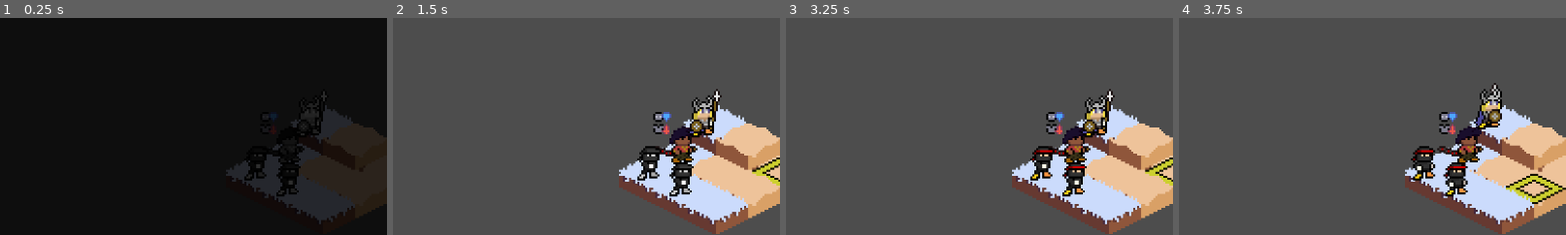
Above: before the commit, frames 1-4 (left to right).
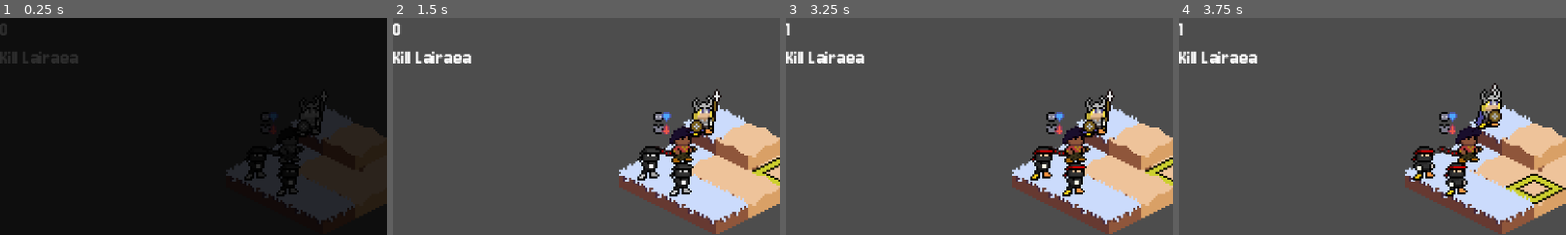
Above: after the commit, the same moments.

Repository: Puffe14/godot-breaker-srpg
Game: Godot game, scene res://nodes/main_gui.tscn
Same seed, same stepped clock (60 frames per second), same inputs: the game is played once before the commit and once after it.
Inputs (mouse positions are % of the whole screen's width and height, from its top left):
- Up to frame 1 (0.25 s): no input
- Up to frame 2 (1.5 s): tap Enter at 0.5 s; move the mouse to (50, 35) at 0.52 s; tap Tab (deselect) at 0.6 s; click (50, 35) at 0.67 s; click (50, 35) at 1.35 s
- Up to frame 3 (3.25 s): tap Space at 2 s; move the mouse to (46, 39) at 2.02 s; tap Tab (deselect) at 2.1 s; click (46, 39) at 2.17 s; tap Enter at 2.75 s; move the mouse to (50, 35) at 2.77 s; click (50, 35) at 2.85 s
- Up to frame 4 (3.75 s): tap Space at 3.5 s; move the mouse to (46, 39) at 3.52 s; tap Tab (deselect) at 3.6 s; click (46, 39) at 3.67 s
The pictures show only the part of the screen within x 0-50%, y 0-50%; the shares and areas given below are measured in that part.

The runs differ from the first frame. In frame 1, 0.4% of the frame differs, in the area x 0-21%, y 2-21%; in frame 2, 0.9%; in frame 3, 0.8%; in frame 4, 0.8%.

Commit message:
Added clear condition checking to game.

Diff:
--- a/nodes/main_gui.tscn
+++ b/nodes/main_gui.tscn
@@ -12,13 +12,14 @@
 default_font = ExtResource("9_qdy25")
 /fonts/font = ExtResource("9_qdy25")
 
-[node name="MainGUI" type="Node2D" unique_id=779973715 node_paths=PackedStringArray("map", "hud_node", "menu_node", "unit_list_node", "unit_container", "tile_container")]
+[node name="MainGUI" type="Node2D" unique_id=779973715 node_paths=PackedStringArray("map", "hud_node", "menu_node", "unit_list_node", "map_info_label", "unit_container", "tile_container")]
 script = ExtResource("1_q7ebc")
+game = ExtResource("2_spby4")
 map = NodePath("MapNode")
-game = ExtResource("2_spby4")
 hud_node = NodePath("HUD")
 menu_node = NodePath("HUD/MenuControl")
 unit_list_node = NodePath("UnitNodeList")
+map_info_label = NodePath("HUD/MapInfoLabel")
 unit_container = NodePath("HUD/UnitContainer")
 tile_container = NodePath("HUD/TileContainer")
 
@@ -54,3 +55,9 @@
 anchors_preset = 0
 offset_right = 40.0
 offset_bottom = 40.0
+
+[node name="MapInfoLabel" type="Label" parent="HUD" unique_id=1166450183]
+layout_mode = 0
+offset_right = 40.0
+offset_bottom = 18.0
+scale = Vector2(2, 2)
--- a/scripts/components/game/file_loader.gd
+++ b/scripts/components/game/file_loader.gd
@@ -64,9 +64,11 @@
 func reread_map(map: FieldMap):
 	map.grid = Grid.new()
 	var map_json = load("res://resources/data/maps/test_map.json").data
+
 	# boundaries
 	map.grid.row = map_json["grid"]["row"]
 	map.grid.column = map_json["grid"]["column"]
+
 	# create the tiles
 	var index: int = 0
 	for tile_name in map_json["grid"]["tiles"]:
@@ -77,10 +79,22 @@
 		new_tile.position = Vector3i(index%map.grid.row, index/map.grid.column, heights[index])
 		map.grid.tiles.append(new_tile)
 		index+=1
+
 	# deployment
 	map.deployment = []
 	for location in map_json["deploy"]:
 		map.deployment.append(Vector2i(location[0], location[1]))
+
+	# conditions
+	map.clearCondition = null
+	match map_json["clear"]["title"]:
+		"survive":
+			map.clearCondition = Survive.new(map_json["clear"]["limit"])
+		"kill":
+			map.clearCondition = Kill.new(map_json["clear"]["target"])
+		_:
+			map.clearCondition = Route.new(Units.Team.Enemy)
+
 	## units onto map
 	map.enemies = []
 	map.allies = []
--- a/scripts/components/game/game.gd
+++ b/scripts/components/game/game.gd
@@ -203,6 +203,7 @@
 func handle_turn() -> void:
 	# Next map if everything is over.
 	if changeMap && queue.is_empty():
+		print("Next Map!")
 		nextMap()
 		changeMap = false
 	# all groups on a particular side on the current map
--- a/scripts/components/maps/conditions/kill.gd
+++ b/scripts/components/maps/conditions/kill.gd
@@ -7,7 +7,9 @@
 
 ## Met when the characters with target names are dead
 func met(fieldMap: FieldMap) -> bool:
-	return targets.all(func(name): fieldMap.allCharacters.all(func(c): return c.name!=name))
+	return targets.all(func(name):
+		return fieldMap.all_units().all(func(c: Units):
+			return c.character.myName!=name))
 
 func description() -> String:
 	var txt = ""
--- a/scripts/components/maps/conditions/route.gd
+++ b/scripts/components/maps/conditions/route.gd
@@ -1,7 +1,7 @@
 ## Remove ALL characters on a particular team on map.
 class_name Route extends Condition
 
-var target_team: Units.Team = Units.Team
+var target_team: Units.Team = Units.Team.Enemy
 
 var turn_of_dict = {
 	Units.Team.Player: "player",
@@ -14,7 +14,7 @@
 
 ## Remove ALL characters on a particular team on map.
 func met(fieldMap: FieldMap) -> bool:
-	return fieldMap.unitsOnTeam(targetTeam).is_empty()
+	return fieldMap.unitsOnTeam(target_team).is_empty()
 
 func description() -> String:
-	return "Route " + turn_of_dict[targetTeam]
+	return "Route " + turn_of_dict[target_team]
--- a/scripts/ui/main_gui.gd
+++ b/scripts/ui/main_gui.gd
@@ -9,6 +9,7 @@
 @export var hud_node: Control = null
 @export var menu_node: Control = null
 @export var unit_list_node: Node = null
+@export var map_info_label: Label = null
 
 @export var unit_container: UnitContainer = null
 @export var tile_container: TileContainer = null
@@ -161,6 +162,8 @@
 			u.play_animation("default",1)
 		else:
 			u.play_animation("still",1)
+	# turn number, cleaar condition
+	map_info_label.text = str(game.currentMap.turnNumber) + "\n" + game.currentMap.clearCondition.description()
 	# inform whose turn it is now
 	var msg: String = ""
 	if game:
